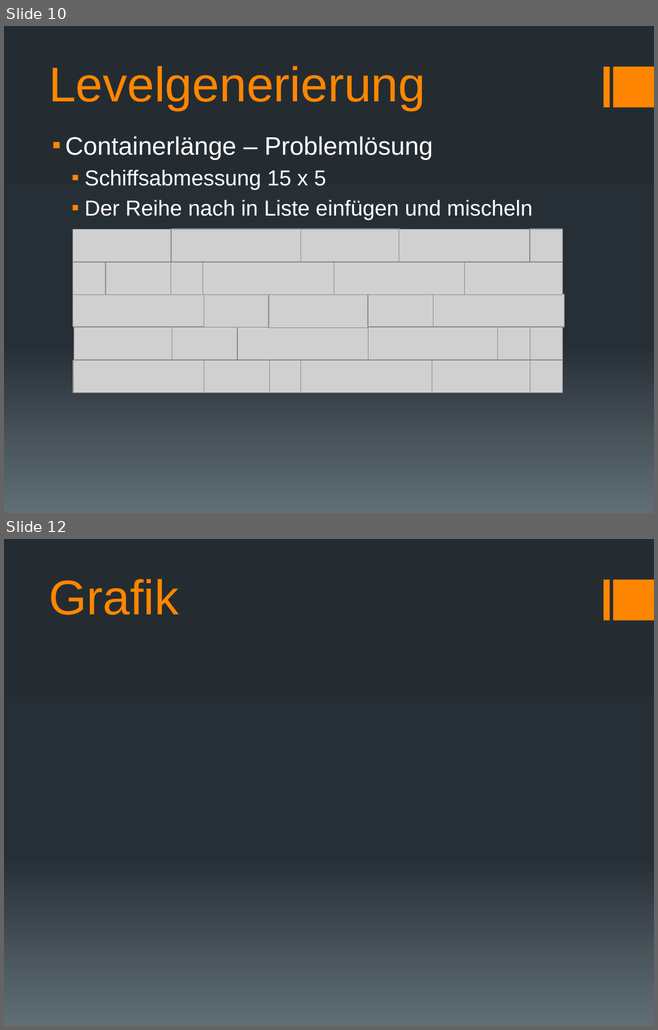
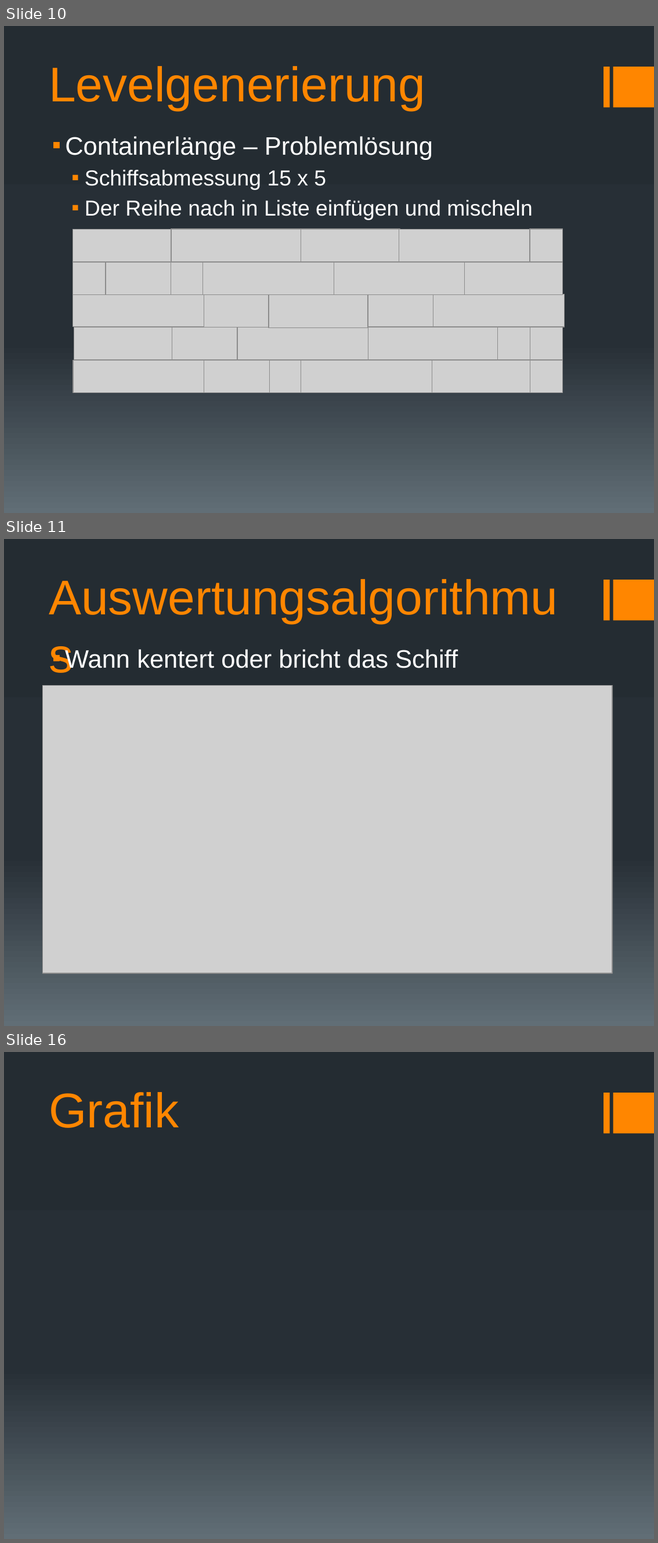
Before and after one commit to docker-apps/Docker, a slide deck: Documents/Design/Design_Präsentation_v1.pptx. Shown one above the other, each under a label of ours: slides 10 and 12 before the commit, slides 10, 11 and 16 after it; the slides between them are not shown. The pictures are 658x1030 and 658x1543 pixels, drawn with LibreOffice and Linux fonts; fonts in the diff are those of the drawing; grey boxes stand for pictures. Boxes give left, top, right and bottom in pixels: in the first picture for what was removed or moved away, otherwise in the second. Text is boxed around its words. In the diff, an @@ line names an element or a change of style, - is before the commit and + after.

```diff
--- a/Documents/Design/Design_Präsentation_v1.pptx
+++ b/Documents/Design/Design_Präsentation_v1.pptx
@@ slide 11 added at bbox=[4, 539, 654, 1026], background gradient #242C33 to #273037 to #636D76; not listed: 2 template elements that a slide beside it also shows @@
@@ title added at bbox=[42, 562, 589, 629], 54 pt, text #FF8600 @@
+Auswertungsalgorithmus
@@ text added at bbox=[65, 647, 458, 672], 28 pt, text #FFFFFF @@
+▪ Wann kentert oder bricht das Schiff
@@ picture added at bbox=[42, 685, 612, 973] @@
@@ what was slide 12 is now slide 16 @@
```
Also in this commit, not shown: 4 other slides added, 1 slide removed, 2 other files.
